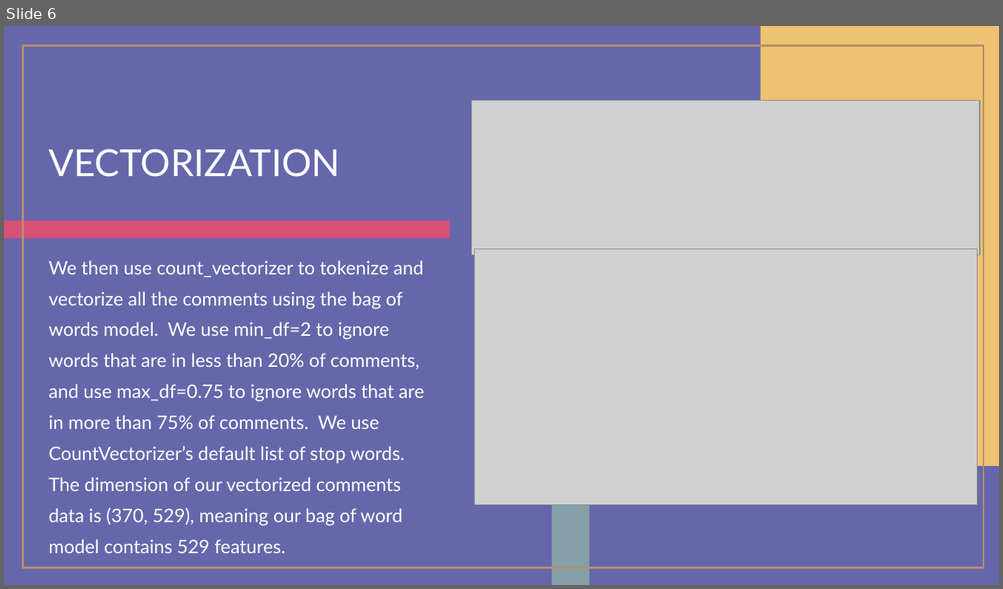
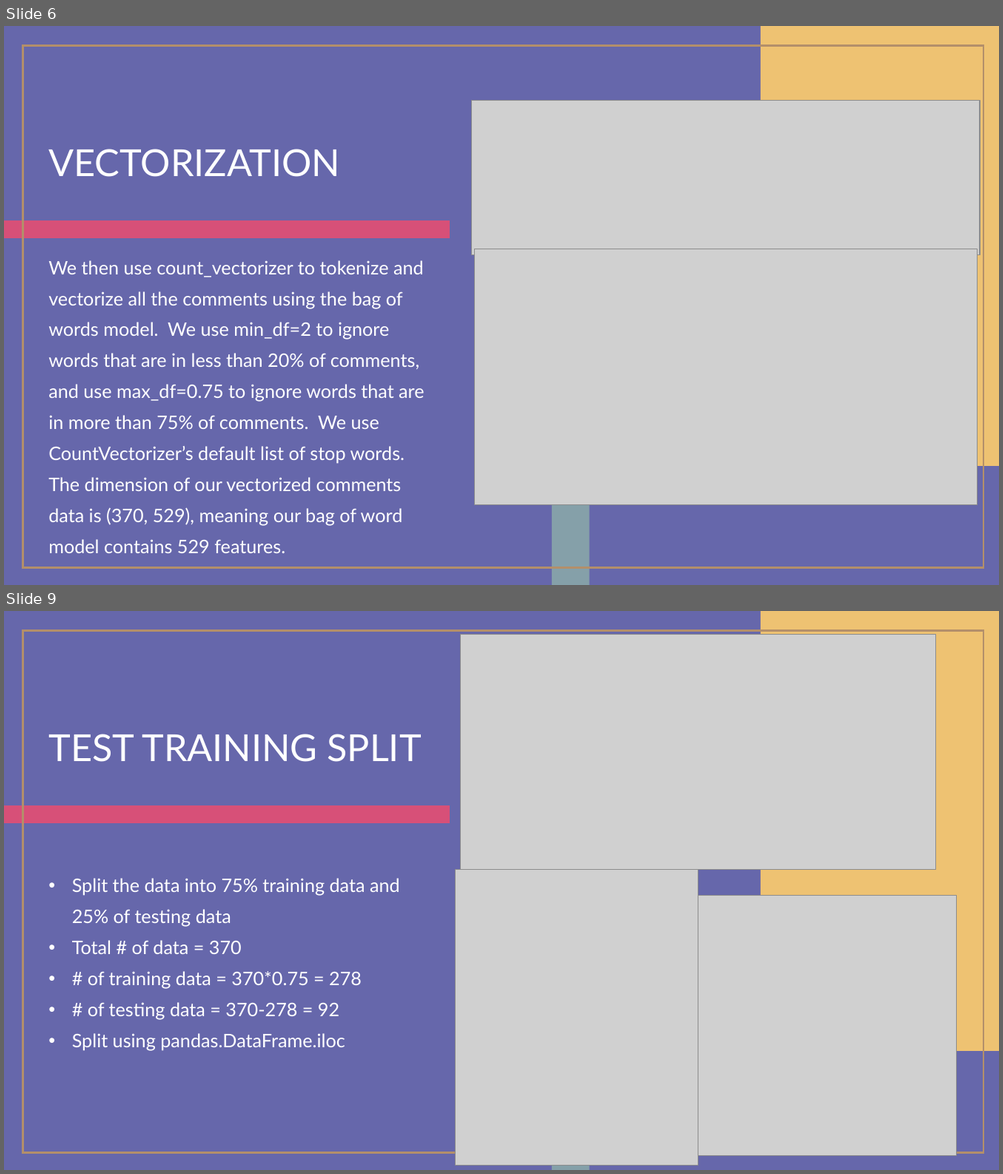
Before and after one commit to esokumamon/NLP, a slide deck: NLP.pptx. Shown one above the other, each under a label of ours: slide 6 before the commit, slides 6 and 9 after it; the slides between them are not shown. The pictures are 1003x589 and 1003x1174 pixels, drawn with LibreOffice and Linux fonts; fonts in the diff are those of the drawing; grey boxes stand for pictures. Boxes give left, top, right and bottom in pixels: in the first picture for what was removed or moved away, otherwise in the second. Text is boxed around its words. In the diff, an @@ line names an element or a change of style, - is before the commit and + after.

```diff
--- a/NLP.pptx
+++ b/NLP.pptx
@@ slide 9 added at (4, 611, 999, 1170), background #6667AB; not listed: 4 template elements that a slide beside it also shows @@
@@ picture added at (461, 634, 936, 869) @@
@@ title added at (48, 734, 421, 762), 36 pt, text #FFFFFF @@
+TEST TRAINING SPLIT
@@ picture added at (455, 869, 698, 1165) @@
@@ text added at (72, 878, 400, 1051), 18 pt, text #FFFFFF @@
+• Split the data into 75% training data and 25% of testing data
+• Total # of data = 370
+• # of training data = 370*0.75 = 278
+• # of testing data = 370-278 = 92
+• Split using pandas.DataFrame.iloc
@@ picture added at (698, 895, 956, 1156) @@
```
Also in this commit, not shown: 3 other slides added, 2 other files.
